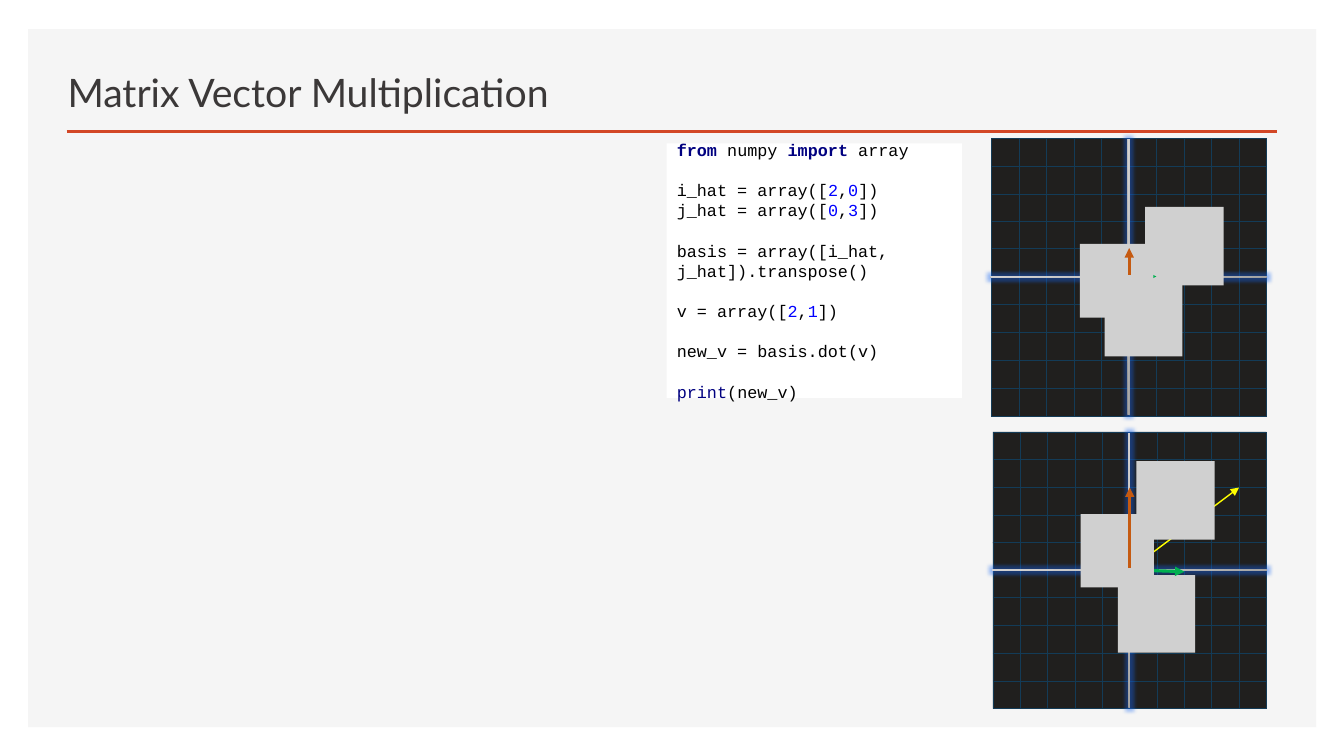
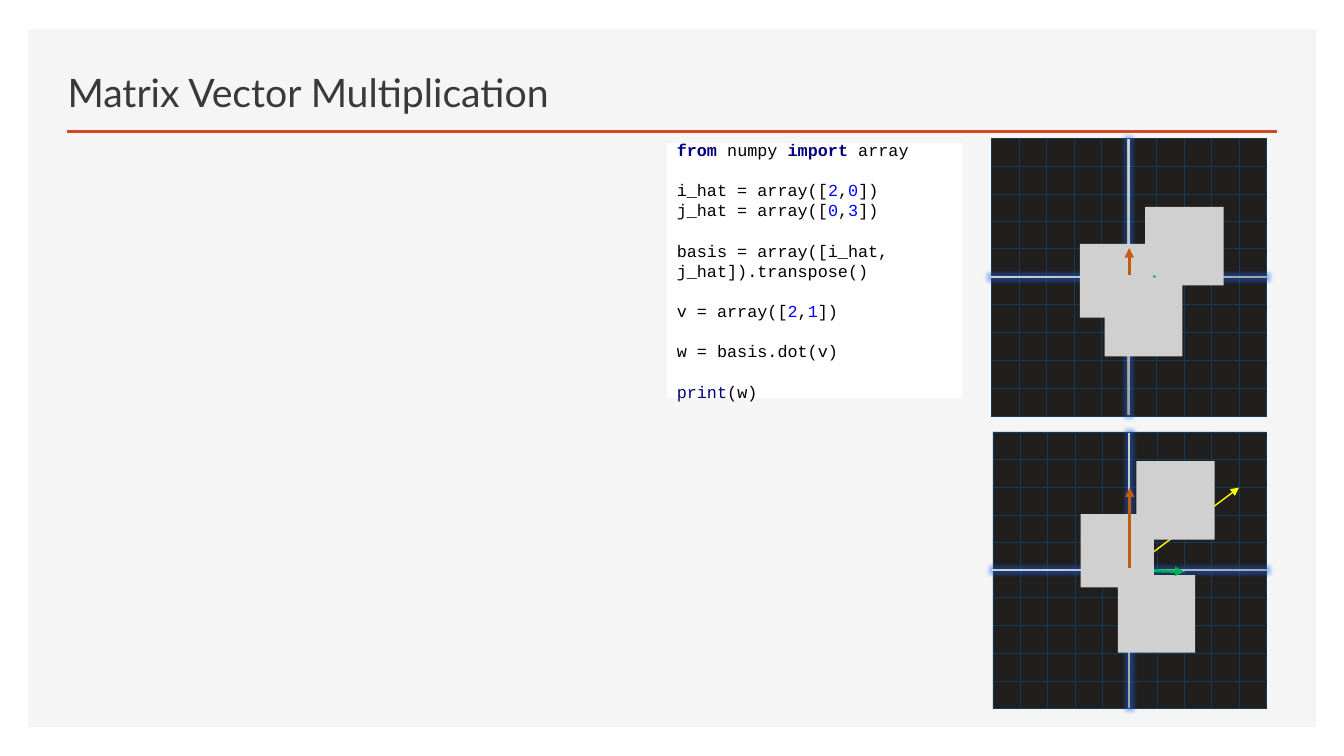
Before and after one commit to thomasnield/oreilly_math_fundamentals_data_science, a slide deck: slide 35 of linear_algebra/math_fundamentals_linear_algebra.pptx. Drawn at 1344x756 pixels with LibreOffice and Linux fonts; fonts in the diff are those of the drawing; grey boxes stand for pictures. Boxes give left, top, right and bottom in pixels: in the first picture for what was removed or moved away, otherwise in the second. Text is boxed around its words. In the diff, an @@ line names an element or a change of style, - is before the commit and + after.

```diff
--- a/linear_algebra/math_fundamentals_linear_algebra.pptx
+++ b/linear_algebra/math_fundamentals_linear_algebra.pptx
@@ text in rectangle at <box>677,143,908,402</box>: text changed @@
-from numpy import array
-i_hat = array([2,0])
-j_hat = array([0,3])
-basis = array([i_hat, j_hat]).transpose()
-v = array([2,1])
-new_v = basis.dot(v)
-print(new_v)
+from numpy import array
+i_hat = array([2,0])
+j_hat = array([0,3])
+basis = array([i_hat, j_hat]).transpose()
+v = array([2,1])
+w = basis.dot(v)
+print(w)
```
Also in this commit, not shown: 1 other slide changed, 1 other file.
